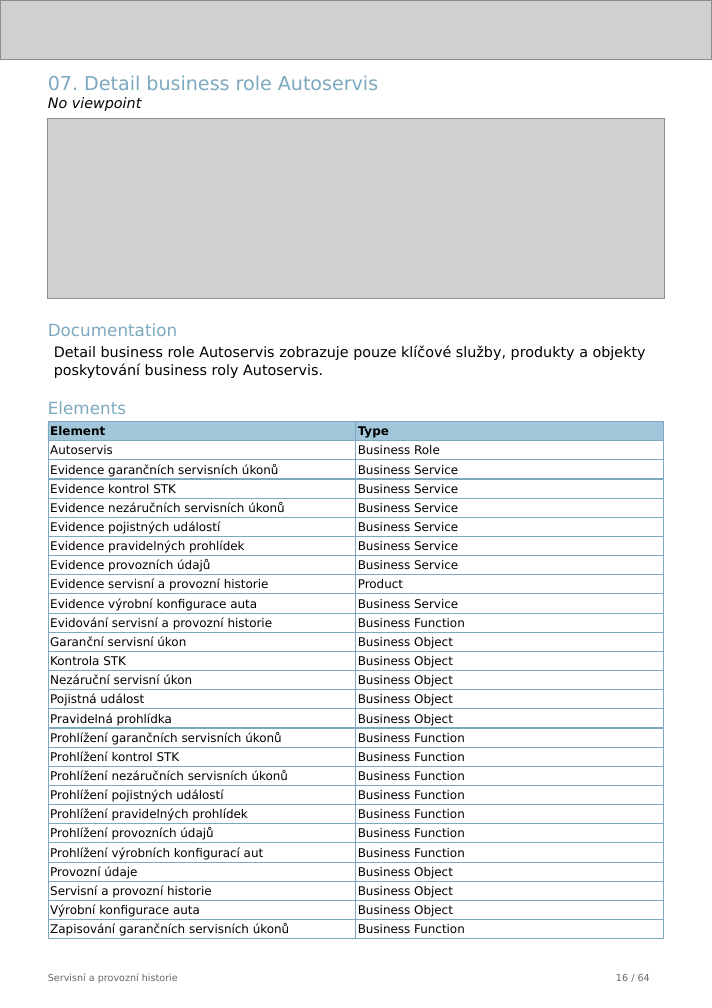
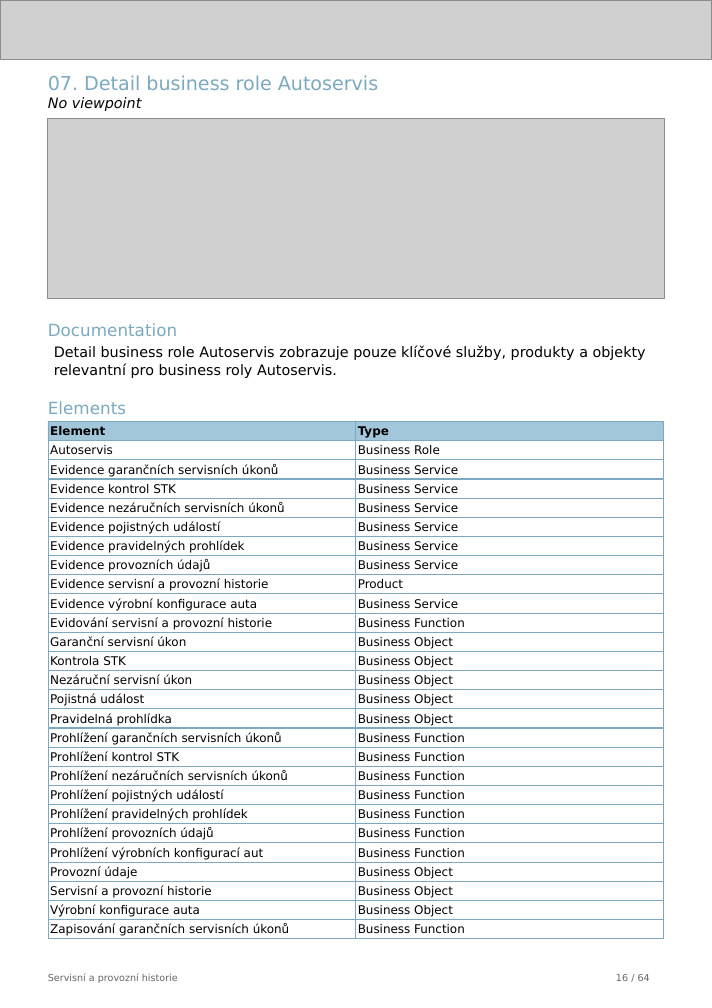
Before and after one commit to friedmannmartin/servisni_a_provozni_historie, a slide deck: slide 16 of report/jasper/servisni_a_provozni_historie.pptx. Drawn at 712x1008 pixels with LibreOffice and Linux fonts; fonts in the diff are those of the drawing; grey boxes stand for pictures. Boxes give left, top, right and bottom in pixels: in the first picture for what was removed or moved away, otherwise in the second. Text is boxed around its words. In the diff, an @@ line names an element or a change of style, - is before the commit and + after.

```diff
--- a/report/jasper/servisni_a_provozni_historie.pptx
+++ b/report/jasper/servisni_a_provozni_historie.pptx
@@ text at [54, 346, 646, 378]: text changed @@
-Detail business role Autoservis zobrazuje pouze klíčové služby, produkty a objekty poskytování business roly Autoservis.
+Detail business role Autoservis zobrazuje pouze klíčové služby, produkty a objekty relevantní pro business roly Autoservis.
```
Also in this commit, not shown: 17 other slides changed, 40 other files.
